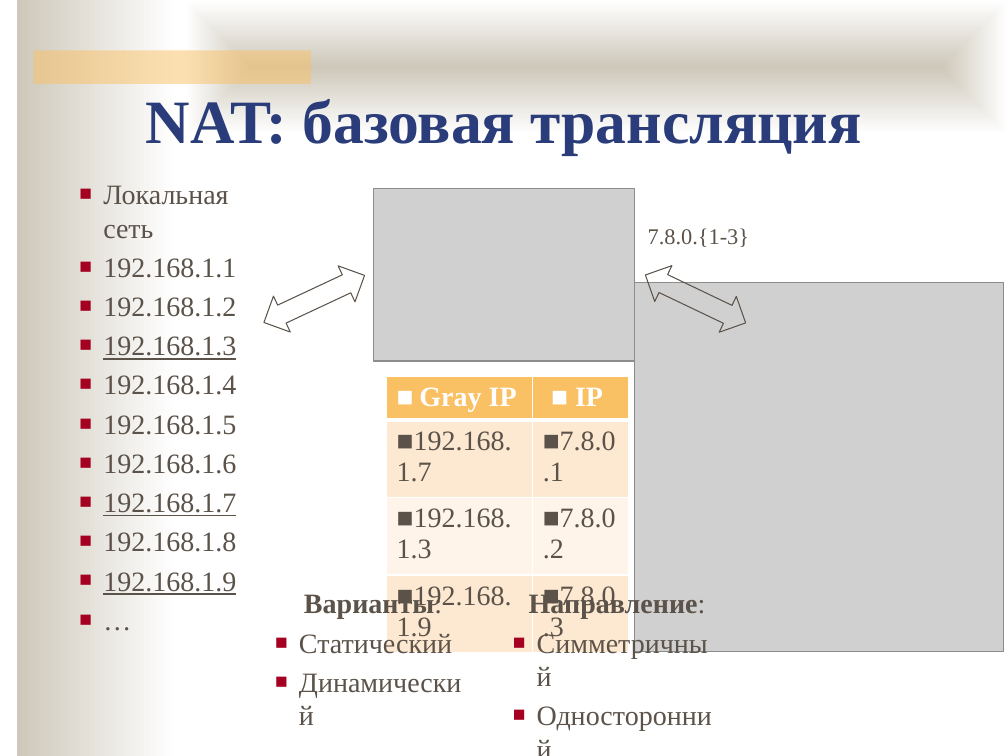
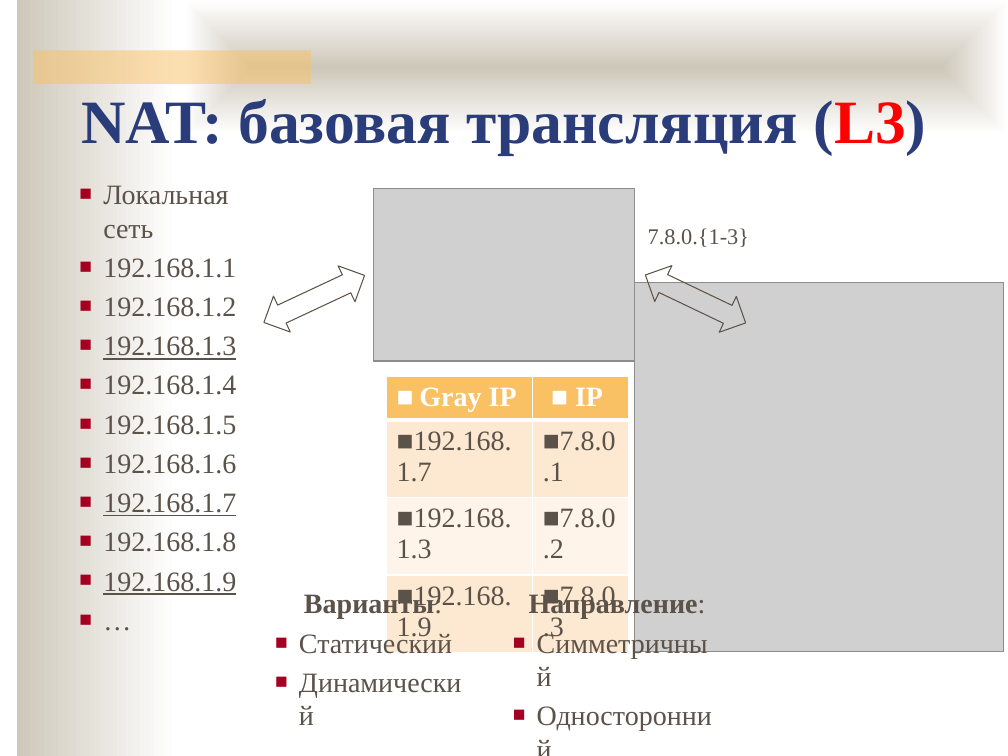
Before and after one commit to ukoloff/nets, a slide deck: slide 7 of lecture/nat.pptx. Drawn at 1008x756 pixels with LibreOffice and Linux fonts; fonts in the diff are those of the drawing; grey boxes stand for pictures; background and template pictures are left out. Boxes give left, top, right and bottom in pixels: in the first picture for what was removed or moved away, otherwise in the second. Text is boxed around its words. In the diff, an @@ line names an element or a change of style, - is before the commit and + after.

```diff
--- a/lecture/nat.pptx
+++ b/lecture/nat.pptx
@@ text at (81,99,926,155): text changed @@
-NAT: базовая трансляция
+NAT: базовая трансляция (L3)
```
Also in this commit, not shown: 3 other slides changed, 7 slides added.
